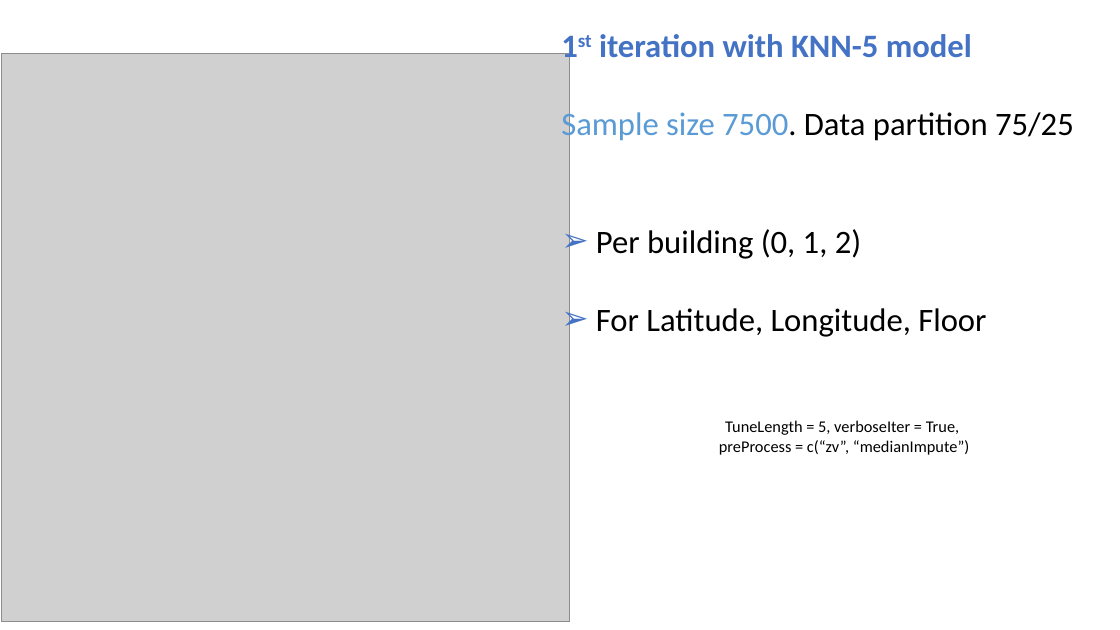
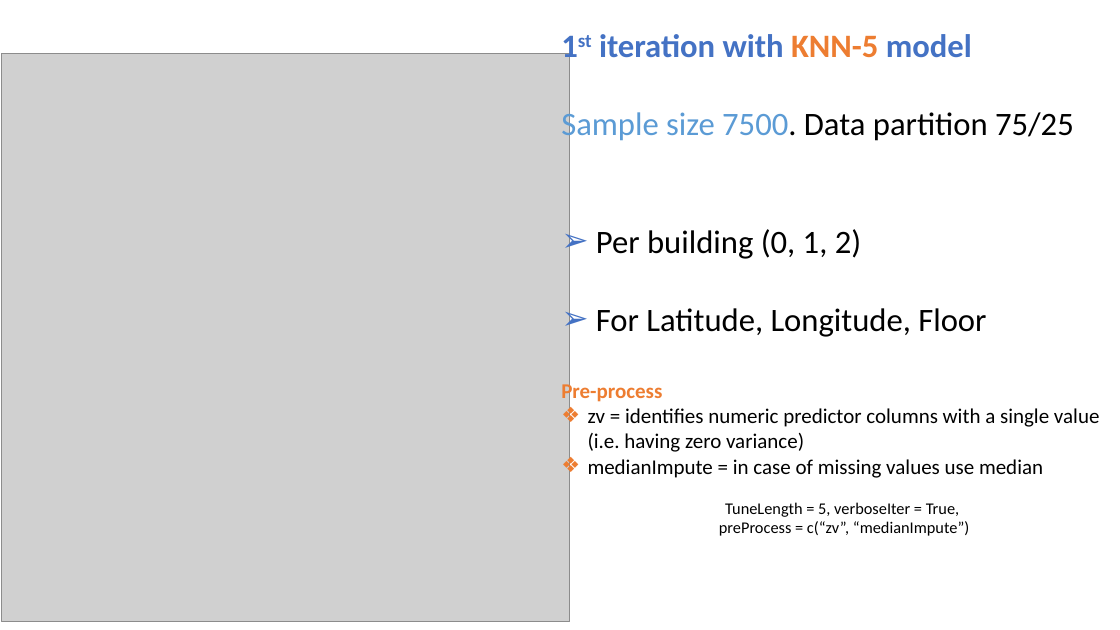
Before and after one commit to NatasjaFortuin/Wifi-locationing, a slide deck: slide 8 of Data etc/Pres Wifi.pptx (slide 10 before the commit). Drawn at 1120x630 pixels with LibreOffice and Linux fonts; fonts in the diff are those of the drawing; grey boxes stand for pictures. Boxes give left, top, right and bottom in pixels: in the first picture for what was removed or moved away, otherwise in the second. Text is boxed around its words. In the diff, an @@ line names an element or a change of style, - is before the commit and + after.

```diff
--- a/Data etc/Pres Wifi.pptx
+++ b/Data etc/Pres Wifi.pptx
@@ text at (599,34,972,58): text colour #4472C4 to #ED7D31 in "KNN-5" @@
@@ text at (561,380,1100,478): paragraphs added @@
+Pre-process
+❖ zv = identifies numeric predictor columns with a single value (i.e. having zero variance)
+❖ medianImpute = in case of missing values use median
```
Also in this commit, not shown: 22 other slides changed, 5 slides added, 3 slides removed, 2 other files.
